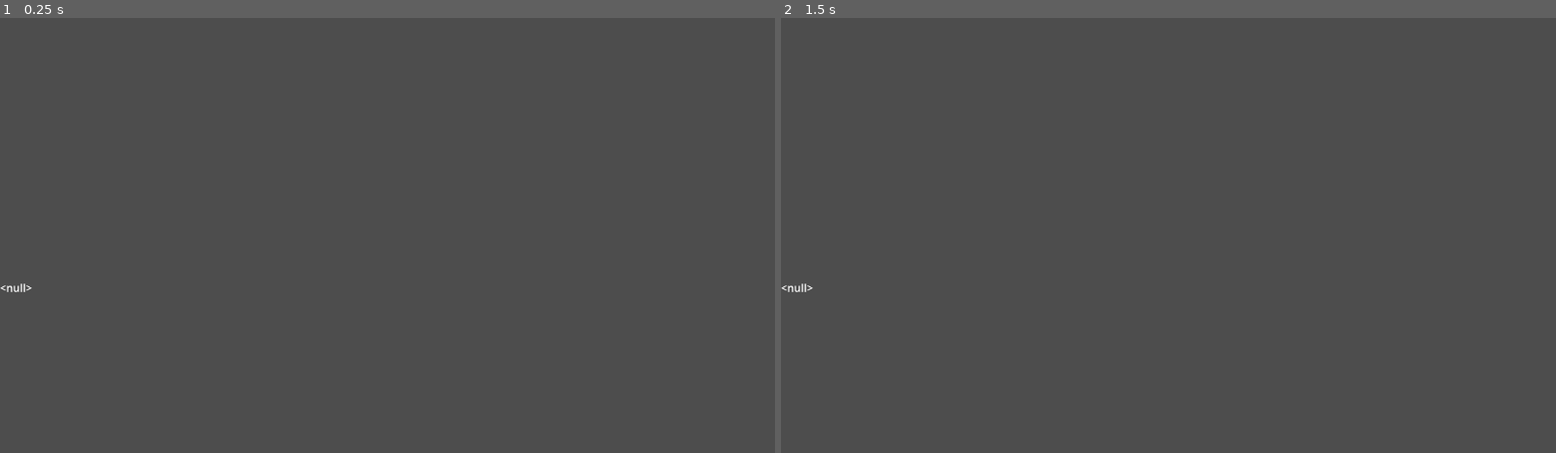
Above: before the commit, frames 1-2 (left to right).
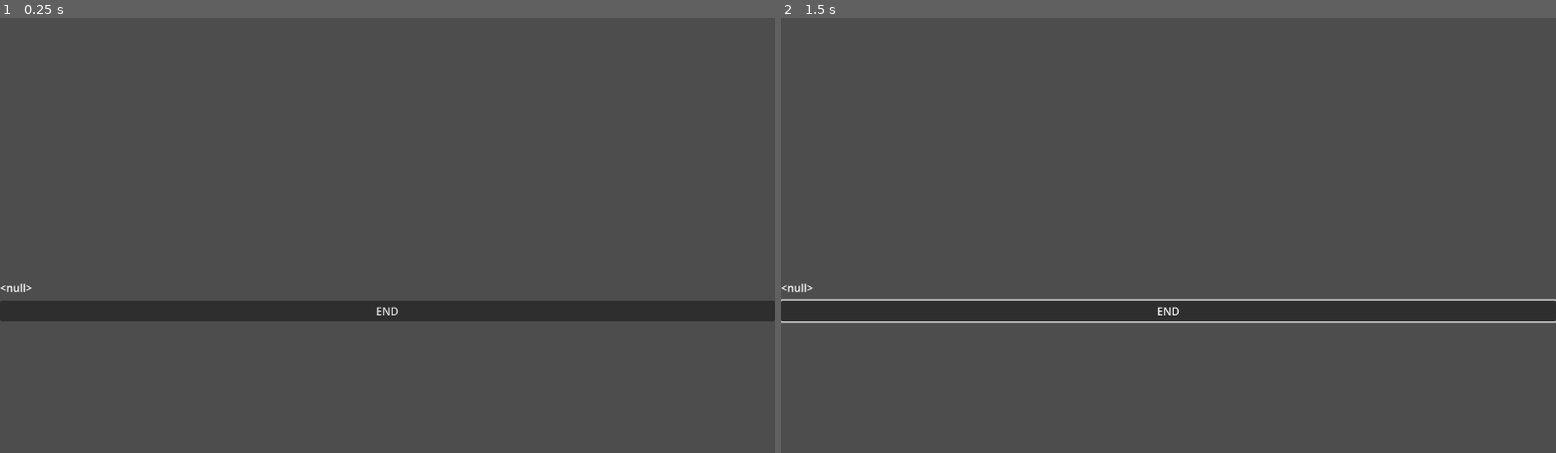
Above: after the commit, the same moments.

Repository: Roboticy3/Louder
Game: Godot game, scene res://proto_simulator/proto_simulator_wrapper.tscn
Two runs of this game, one before a commit and one after it. Both use one fixed random seed, a clock stepped at 60 frames per second and the inputs below. This scene is started directly instead of the project's main scene.
Inputs (mouse positions are in pixels of both pictures, inside the frame that each line leads up to):
- Up to frame 1 (0.25 s): no input
- Up to frame 2 (1.5 s): click (1168, 309) at 0.5 s, where only the run after the commit has a clickable "END"; tap Enter at 1.25 s; move the mouse to (1339, 213) at 1.27 s; hold Up (ui_up) from 1.28 s (still down); click (1339, 213) at 1.42 s

The runs differ from the first frame. In frame 1, 4.7% of the frame differs, in the area x 0-100%, y 65-70%; in frame 2, 5.6%, in the area x 0-100%, y 64-71%.
Error before the commit: Out of bounds get index '0' (on base: 'Dictionary[int, Dictionary]') (res://proto_simulator/ps_simulator.gd:60)
Error after the commit: Out of bounds get index '0' (on base: 'Dictionary[int, Dictionary]') (res://proto_simulator/ps_simulator.gd:61)

Commit message:
updated ui mockup

Diff:
--- a/editor/proto_simulator/ps_conversation_state.gd
+++ b/editor/proto_simulator/ps_conversation_state.gd
@@ -2,7 +2,9 @@
 
 var history:PackedInt32Array
 @export var covered:Dictionary[int, bool]
+
 @export var variable_names:PackedStringArray
+var variable_names_map:Dictionary[StringName, bool]
 @export var variable_values:Array
 
 func _on_traverse(to_position:int) -> bool:
--- a/editor/proto_simulator/ps_conversation_view.gd
+++ b/editor/proto_simulator/ps_conversation_view.gd
@@ -26,9 +26,10 @@
 		button.pressed.connect(_on_choice_pressed.bind(i))
 		choices_container.add_child(button)
 
-	if choices_container.get_child_count() == 0:
+	if choices.is_empty():
 		var button := Button.new()
 		button.text = "END"
+		choices_container.add_child(button)
 		pass
 
 func _on_choice_pressed(index: int) -> void:
--- a/editor/proto_simulator/ps_simulator.gd
+++ b/editor/proto_simulator/ps_simulator.gd
@@ -46,11 +46,12 @@
 	var conditions_arr := conditions.split("\n")
 	var e := Expression.new()
 	for condition in conditions_arr:
+
 		var error := e.parse(condition, state.variable_names)
 		if error != OK:
 			push_warning("Condition has bad syntax. Treating as false")
 			return false
-		var result = e.execute(state.variable_values, self)
+		var result = e.execute(state.variable_values)
 		if !result:
 			print("Condition ", condition, " evaluated to false.")
 			return false
